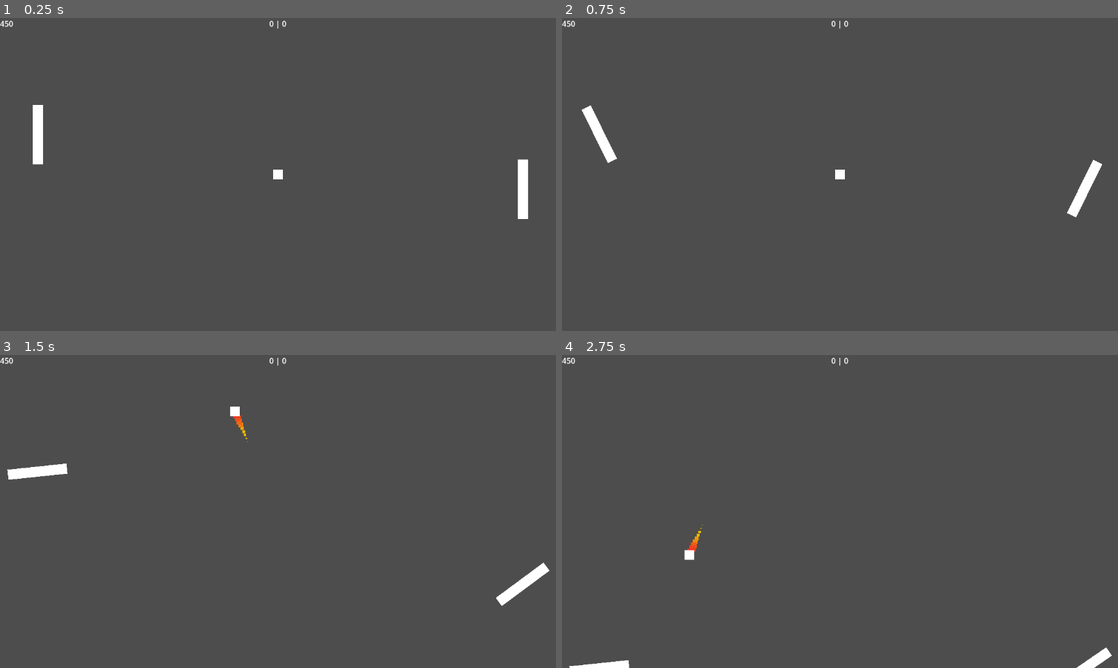
Above: before the commit, frames 1-4 (two rows, left to right).
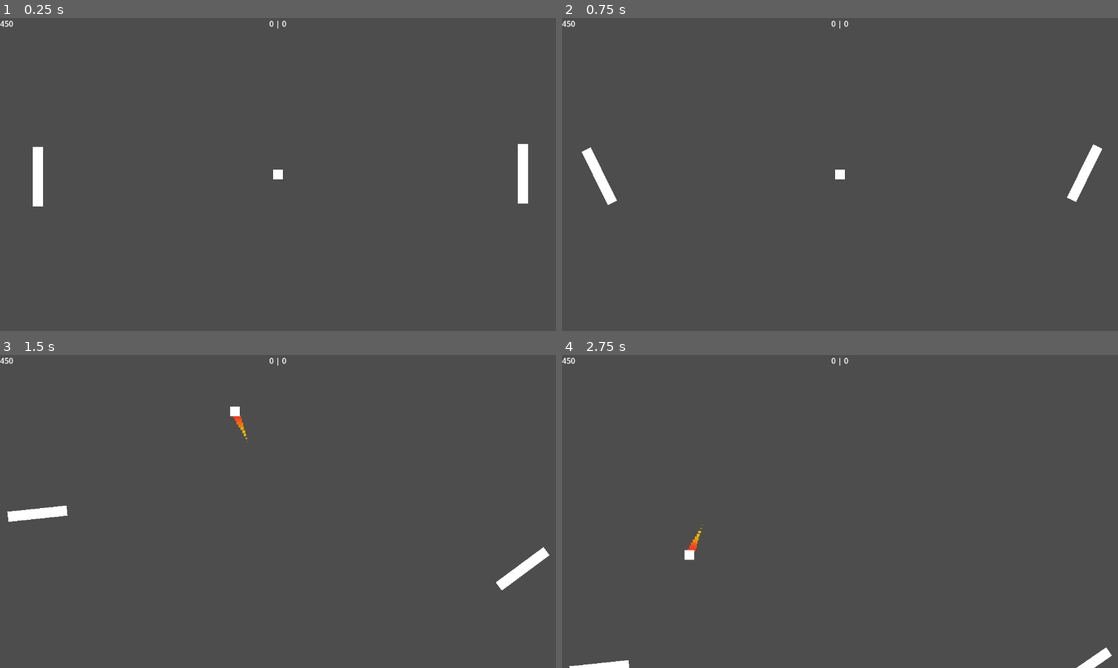
Above: after the commit, the same moments.

Repository: kudomotamar/Ping-Pong
Game: Godot game, scene res://main.tscn
Same seed, same stepped clock (60 frames per second), same inputs: the game is played once before the commit and once after it.
Inputs:
- Up to frame 1 (0.25 s): no input
- Up to frame 2 (0.75 s): tap Enter at 0.5 s; hold Right (ui_right) from 0.53 s (still down); hold A (a) from 0.53 s (still down)
- Up to frame 3 (1.5 s): tap D (d) at 0.8, 1.35 s; release Right (ui_right) at 1.28 s; release A (a) at 1.28 s; hold Down (ui_down) from 1.28 s (still down)
- Up to frame 4 (2.75 s): tap S (s) at 1.55 s; release Down (ui_down) at 2.03 s; hold Right (ui_right) from 2.03 s (still down); hold S (s) from 2.03 s (still down); tap W (w) at 2.3 s

The runs differ from the first frame. In frame 1, 0.7% of the frame differs, in the area x 5-95%, y 27-65%; in frame 2, 1.3%; in frame 3, 1.4%, in the area x 1-99%, y 34-81%; in frame 4, nothing differs.

Commit message:
Fix ball bounce logic to avoid unrealistic reflections

Diff:
--- a/ball.gd
+++ b/ball.gd
@@ -16,7 +16,15 @@
 func _physics_process(delta):
 	var collision = move_and_collide(velocity * delta)
 	if collision:
-		velocity = velocity.bounce(collision.get_normal())
+		if collision.get_collider().is_in_group("paddle"):
+			# Bounce depending on where it hit the paddle
+			var paddle = collision.get_collider()
+			var y_offset = (position.y - paddle.position.y) / (paddle.shape_owner_get_shape(0, 0).get_size().y / 2.0)
+			velocity = Vector2(sign(velocity.x), y_offset).normalized() * speed
+		else:
+			# Normal wall bounce
+			velocity = velocity.bounce(collision.get_normal())
+
 
 	trail.emitting = velocity.length() > 0
 
--- a/left.tscn
+++ b/left.tscn
@@ -6,8 +6,6 @@
 height = 126.0
 
 [node name="left" type="CharacterBody2D"]
-collision_layer = 3
-collision_mask = 3
 script = ExtResource("1_ugf6b")
 
 [node name="ColorRect" type="ColorRect" parent="."]
--- a/main.tscn
+++ b/main.tscn
@@ -16,13 +16,11 @@
 position = Vector2(590, 315)
 
 [node name="left" parent="." instance=ExtResource("2_h2yge")]
-position = Vector2(78, 241)
-platform_on_leave = 2
-platform_floor_layers = 4294967040
+position = Vector2(78, 328)
 is_right = false
 
 [node name="right" parent="." instance=ExtResource("2_h2yge")]
-position = Vector2(1083, 354)
+position = Vector2(1083, 322)
 rotation = 3.14159
 
 [node name="StaticBody2D" type="StaticBody2D" parent="."]
